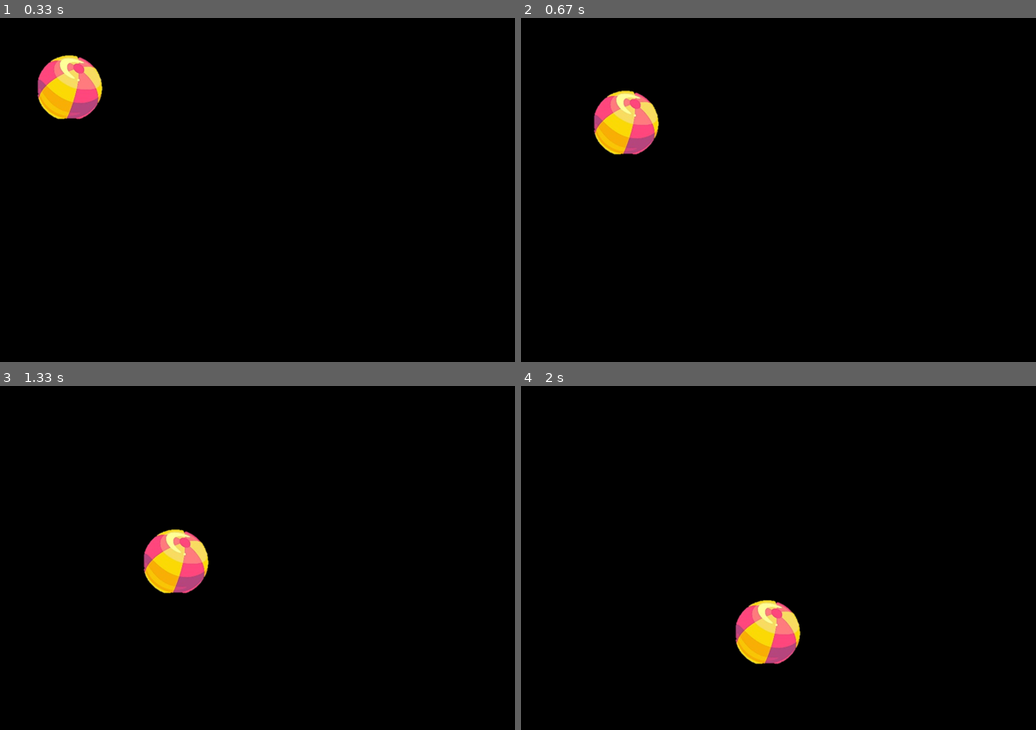
Above: before the commit, frames 1-4 (two rows, left to right).
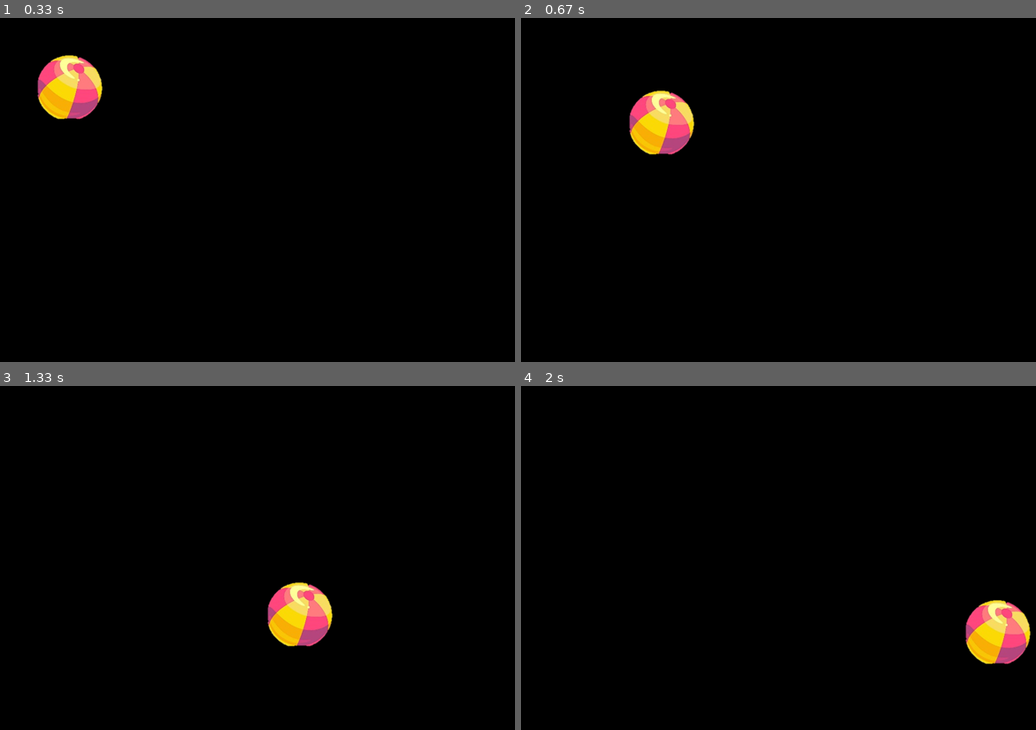
Above: after the commit, the same moments.

Repository: heyjiege/ball_game
Game: pygame game, started from bi_ball_game.py
Two runs of this game, one before a commit and one after it. Both use one fixed random seed, a clock stepped at 60 frames per second and the inputs below.
Inputs:
- Up to frame 1 (0.33 s): no input
- Up to frame 2 (0.67 s): hold Right from 0.33 s (still down)
- Up to frame 3 (1.33 s): release Right at 0.8 s; hold Up 0.83-1.13 s; hold Right from 1.17 s (still down)
- Up to frame 4 (2 s): release Right at 1.63 s; hold Left from 1.67 s (still down)

Frame 1 is identical in both runs. In frame 2, 3.1% of the frame differs, in the area x 14-34%, y 21-40%; in frame 3, 3.8%, in the area x 27-65%, y 41-76%; in frame 4, 3.8%.

Commit message:
dev2.0 加入键盘控制速度

Diff:
--- a/bi_ball_game.py
+++ b/bi_ball_game.py
@@ -22,6 +22,18 @@
     for event in pygame.event.get():
         if event.type == pygame.QUIT:
             sys.exit()
+
+        # 速度控制
+        elif event.type == pygame.KEYDOWN:
+            if event.key == pygame.K_LEFT:
+                speed[0] = speed[0] if speed[0] == 0 else (abs(speed[0]) - 1) * int(speed[0] / abs(speed[0]))
+            if event.key == pygame.K_RIGHT:
+                speed[0] = speed[0] if speed[0] == 0 else (abs(speed[0]) + 1) * int(speed[0] / abs(speed[0]))
+            if event.key == pygame.K_DOWN:
+                speed[1] = speed[1] if speed[1] == 0 else (abs(speed[1]) - 1) * int(speed[1] / abs(speed[1]))
+            if event.key == pygame.K_UP:
+                speed[1] = speed[1] if speed[1] == 0 else (abs(speed[1]) + 1) * int(speed[1] / abs(speed[1]))
+
     ball_rec = ball_rec.move(speed[0], speed[1])
     if ball_rec.left < 0 or ball_rec.right > screen_width:
         speed[0] = -speed[0]
